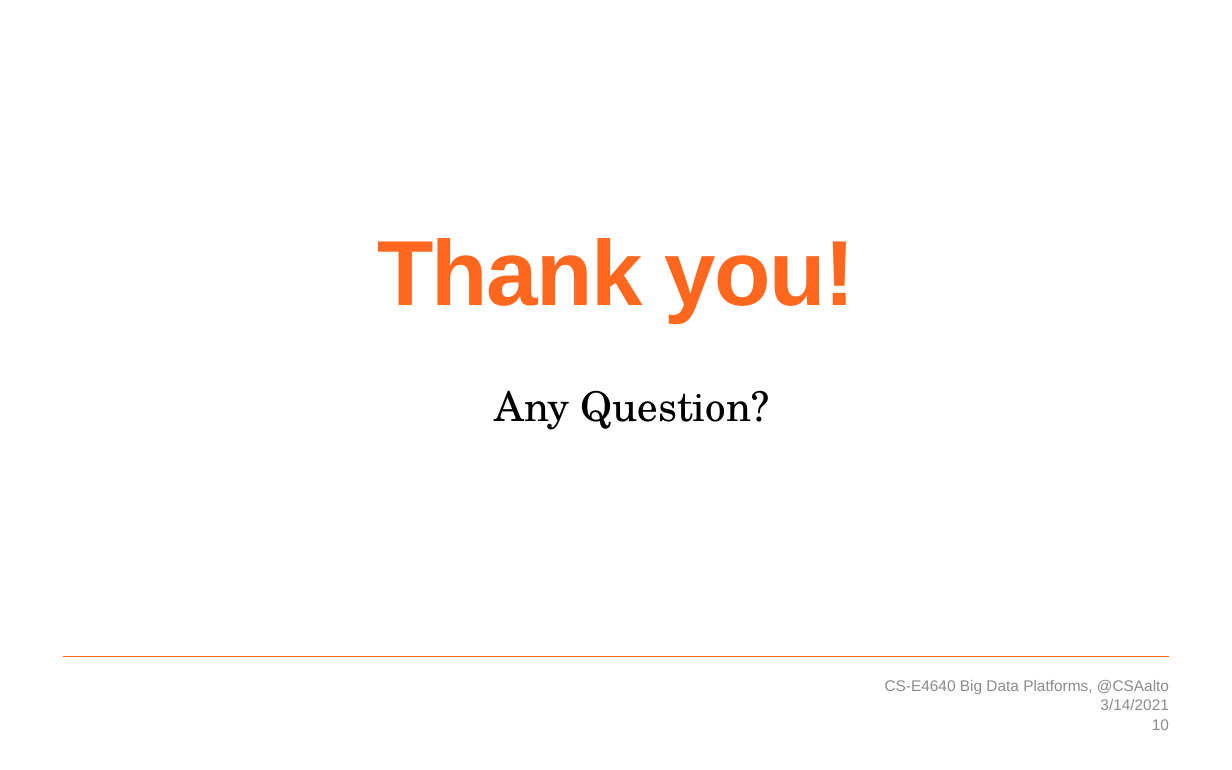
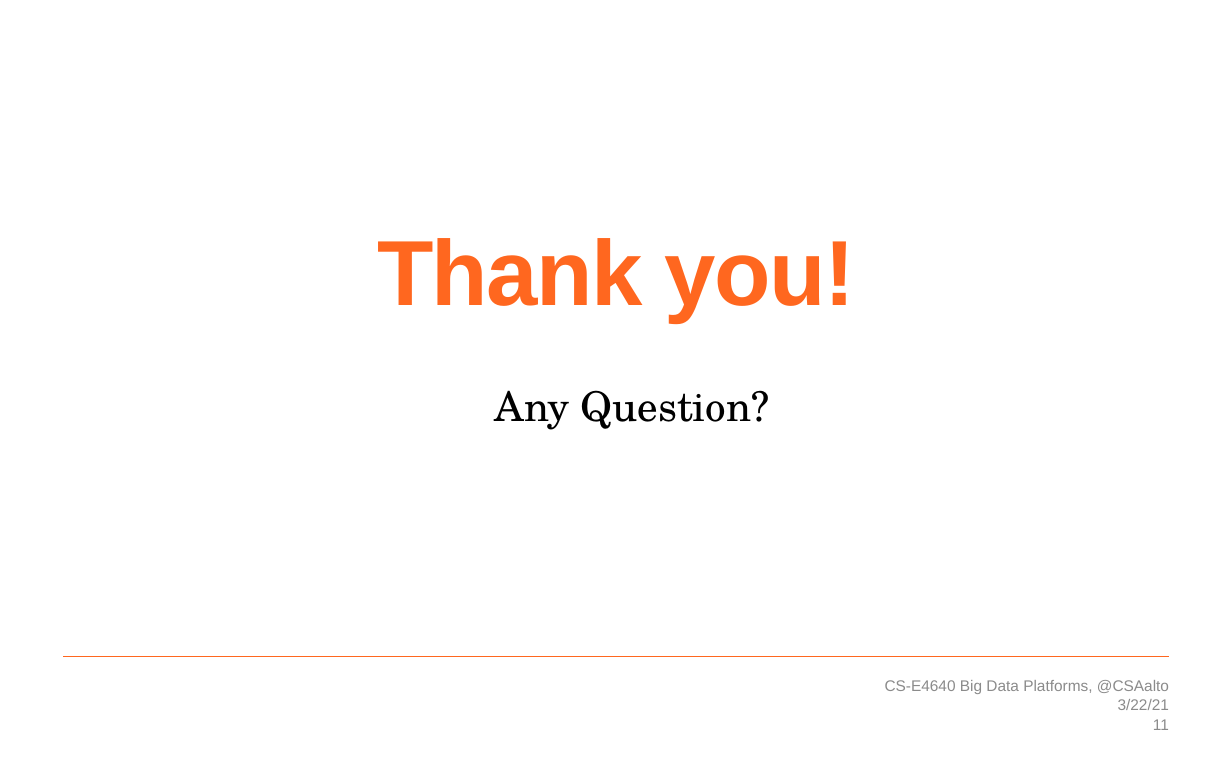
Before and after one commit to rdsea/bigdataplatforms, a slide deck: slide 11 of tutorials/streamingwithflink/slides/cs-e4640-hands-on-flink-streaming.pptx (slide 10 before the commit). Drawn at 1232x770 pixels with LibreOffice and Linux fonts; fonts in the diff are those of the drawing; background and template pictures are left out. Boxes give left, top, right and bottom in pixels: in the first picture for what was removed or moved away, otherwise in the second. Text is boxed around its words. In the diff, an @@ line names an element or a change of style, - is before the commit and + after.

```diff
--- a/tutorials/streamingwithflink/slides/cs-e4640-hands-on-flink-streaming.pptx
+++ b/tutorials/streamingwithflink/slides/cs-e4640-hands-on-flink-streaming.pptx
@@ text at <box>1118,699,1169,710</box>: text changed @@
-3/14/2021
+3/22/21
@@ page number at <box>1153,719,1169,730</box>: text changed @@
-10
+11
```
Also in this commit, not shown: 7 other slides changed, 1 slide added.
